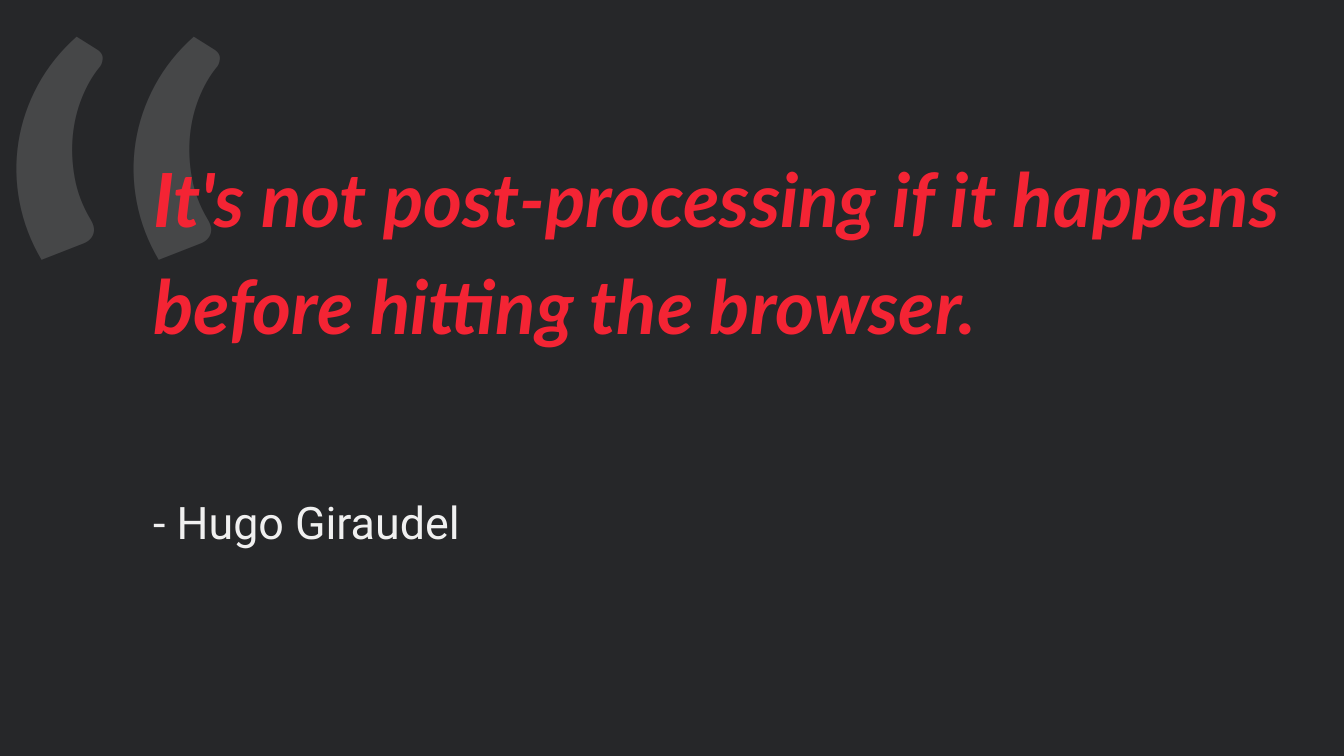
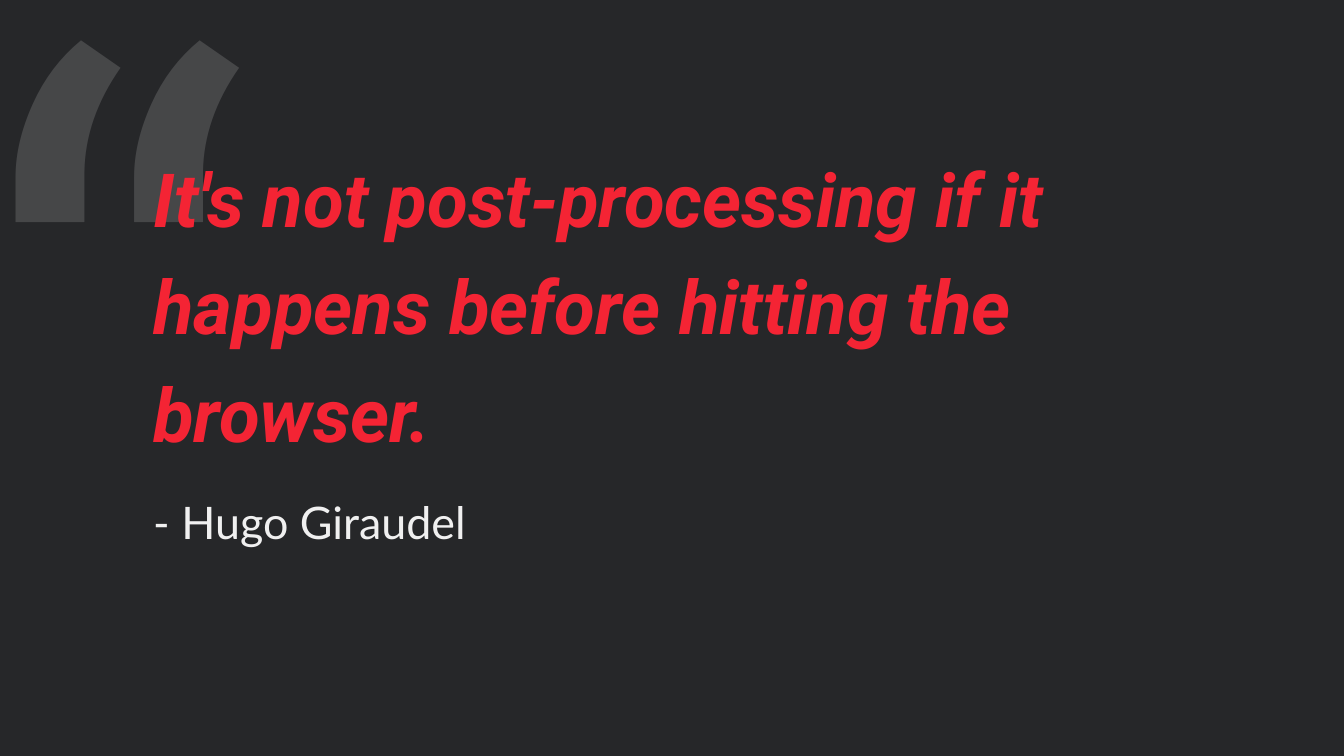
Before and after one commit to mihaeltomic/postcss-presentation, a slide deck: slide 3 of PostCSS.pptx. Drawn at 1344x756 pixels with LibreOffice and Linux fonts; fonts in the diff are those of the drawing; background and template pictures are left out. Boxes give left, top, right and bottom in pixels: in the first picture for what was removed or moved away, otherwise in the second. Text is boxed around its words. In the diff, an @@ line names an element or a change of style, - is before the commit and + after.

Commit message:
Added .ppsx and styling fixes

```diff
--- a/PostCSS.pptx
+++ b/PostCSS.pptx
@@ text "“" at (x1=0, y1=0, x2=249, y2=756): font Lato to Roboto @@
@@ title "It's not post-processing if it ..." at (x1=153, y1=170, x2=1043, y2=443): font Lato to Roboto @@
@@ text "- Hugo Giraudel" at (x1=181, y1=506, x2=466, y2=547): font Roboto to Lato @@
```
Also in this commit, not shown: 8 other slides changed, 9 other files.
